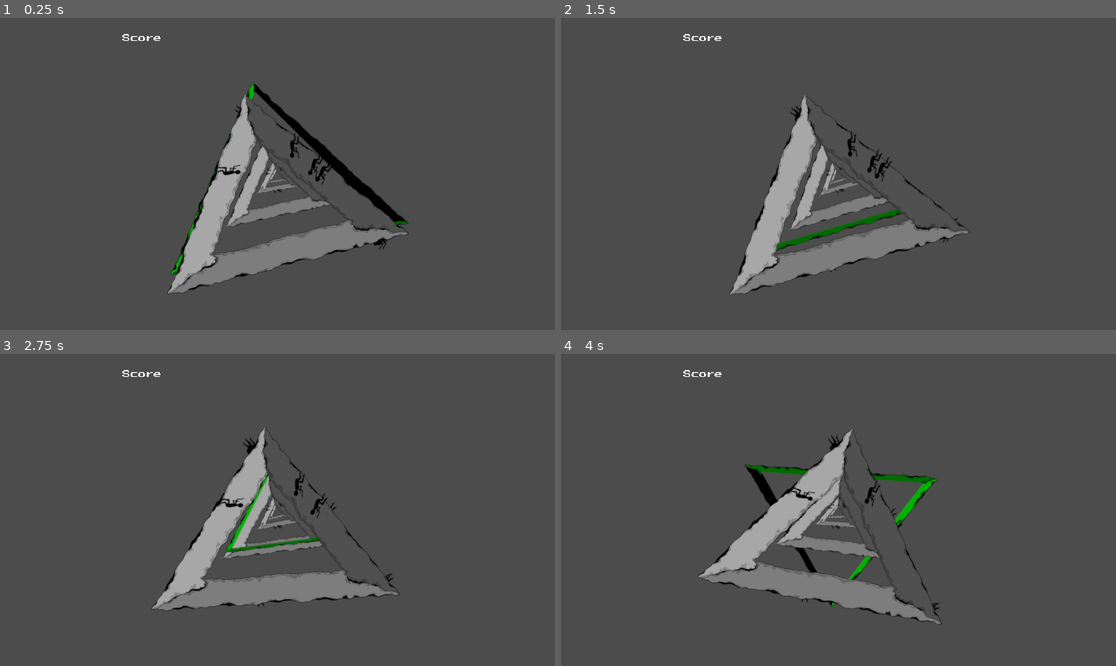
Above: before the commit, frames 1-4 (two rows, left to right).
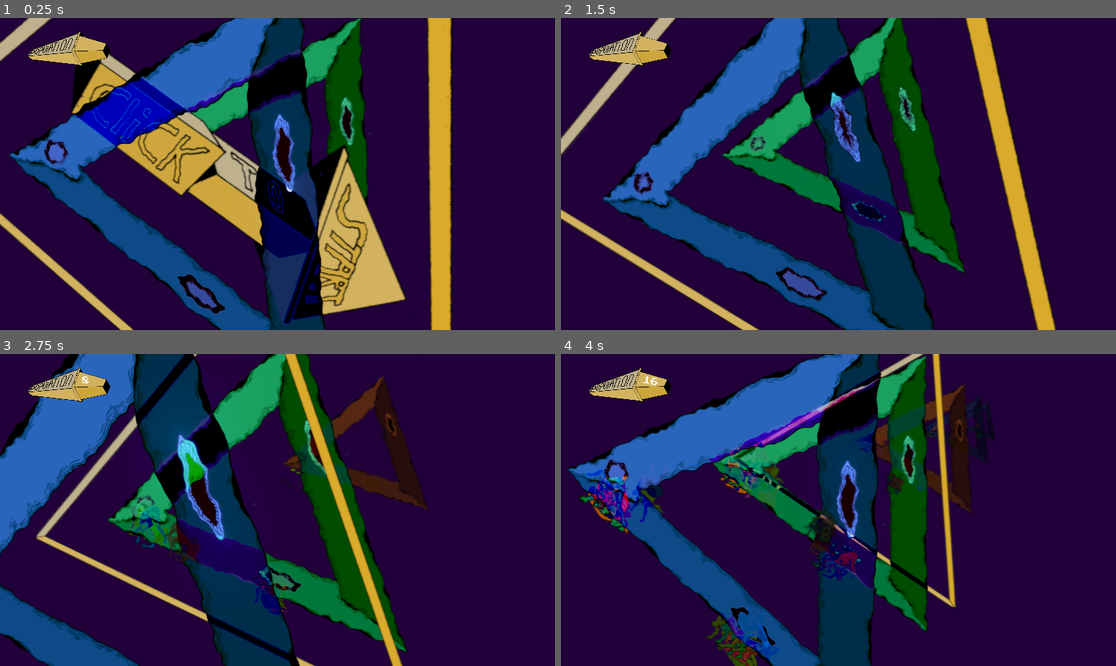
Above: after the commit, the same moments.

Repository: DavidZwitser/GMTK-Jam-2020
Game: Godot game, scene res://Scenes/Main.tscn
The game is run twice, just before and just after one commit, with the same random seed, the same clock (stepped at 60 frames per second) and the same inputs.
Inputs (mouse positions are in pixels of both pictures, inside the frame that each line leads up to):
- Up to frame 1 (0.25 s): no input
- Up to frame 2 (1.5 s): move the mouse to (960, 158) at 0.52 s; hold Space (beatClick) 0.53-1.25 s; click (960, 158) at 0.67 s; tap Mouse wheel down (wheel_down, bound only after the commit) at 0.8 s; drag from (727, 189) to (810, 236) at 1.27 s
- Up to frame 3 (2.75 s): move the mouse to (333, 441) at 2.02 s; hold Mouse wheel up (wheel_up, bound only after the commit) from 2.03 s (still down); click (333, 441) at 2.17 s; tap Space (beatClick) at 2.3 s
- Up to frame 4 (4 s): release Mouse wheel up (wheel_up, bound only after the commit) at 2.75 s; drag from (810, 572) to (672, 463) at 2.77 s; move the mouse to (1005, 556) at 3.52 s; hold Mouse wheel down (wheel_down, bound only after the commit) from 3.53 s (still down); click (1005, 556) at 3.67 s; tap Mouse wheel up (wheel_up, bound only after the commit) at 3.8 s

The runs differ from the first frame. In frame 1, 100% of the frame differs, in the area x 0-100%, y 0-100%; in frame 2, 100%; in frame 3, 100%; in frame 4, 100%.

Commit message:
Game finished

Diff:
--- a/Objects/BeatOutline.tscn
+++ b/Objects/BeatOutline.tscn
@@ -1,6 +1,6 @@
 [gd_scene load_steps=3 format=2]
 
-[ext_resource path="res://Images/driehoek outline.png" type="Texture" id=1]
+[ext_resource path="res://Images/beatoutliner.png" type="Texture" id=1]
 
 [sub_resource type="SpriteFrames" id=1]
 animations = [ {
--- a/Objects/Human.tscn
+++ b/Objects/Human.tscn
@@ -1,26 +1,26 @@
-[gd_scene load_steps=3 format=2]
+[gd_scene load_steps=9 format=2]
 
-[ext_resource path="res://Images/Laag_3.png" type="Texture" id=2]
+[ext_resource path="res://Images/World/Mensjes/MENS6.png" type="Texture" id=1]
+[ext_resource path="res://Images/World/Mensjes/MENS2.png" type="Texture" id=2]
+[ext_resource path="res://Images/World/Mensjes/MENS1.png" type="Texture" id=3]
+[ext_resource path="res://Images/World/Mensjes/MENS3.png" type="Texture" id=4]
+[ext_resource path="res://Images/World/Mensjes/MENS4.png" type="Texture" id=5]
+[ext_resource path="res://Images/World/Mensjes/MENS5.png" type="Texture" id=6]
+[ext_resource path="res://Scripts/Human.gd" type="Script" id=7]
 
 [sub_resource type="SpriteFrames" id=1]
 animations = [ {
-"frames": [ ExtResource( 2 ) ],
+"frames": [ ExtResource( 3 ), ExtResource( 2 ), ExtResource( 4 ), ExtResource( 5 ), ExtResource( 6 ), ExtResource( 1 ) ],
 "loop": true,
-"name": "0",
-"speed": 5.0
-}, {
-"frames": [ ExtResource( 2 ) ],
-"loop": true,
-"name": "1",
-"speed": 5.0
-}, {
-"frames": [ ExtResource( 2 ) ],
-"loop": true,
-"name": "2",
-"speed": 5.0
+"name": "Dance baby",
+"speed": 1.0
 } ]
 
 [node name="Human" type="AnimatedSprite3D"]
+transform = Transform( 0.450342, 0, 0, 0, 0.450342, 0, 0, 0, 0.450342, 0, 0, 0 )
+extra_cull_margin = 1260.31
 modulate = Color( 0, 0, 0, 1 )
 frames = SubResource( 1 )
-animation = "2"
+animation = "Dance baby"
+frame = 3
+script = ExtResource( 7 )
--- a/Objects/Triangle.tscn
+++ b/Objects/Triangle.tscn
@@ -1,10 +1,19 @@
-[gd_scene load_steps=8 format=2]
+[gd_scene load_steps=20 format=2]
 
+[ext_resource path="res://Images/HOLES/1/p4f1.png" type="Texture" id=1]
 [ext_resource path="res://Images/World/driehoek_2_v2.png" type="Texture" id=2]
 [ext_resource path="res://Images/World/driehoek_3_v2.png" type="Texture" id=3]
 [ext_resource path="res://Images/World/driehoek_1_v2.png" type="Texture" id=4]
 [ext_resource path="res://Scripts/HumanSpawner.gd" type="Script" id=5]
 [ext_resource path="res://Objects/Human.tscn" type="PackedScene" id=6]
+[ext_resource path="res://Images/HOLES/1/p4f2.png" type="Texture" id=7]
+[ext_resource path="res://Images/HOLES/1/p4f3.png" type="Texture" id=8]
+[ext_resource path="res://Images/HOLES/2/p3f3.png" type="Texture" id=9]
+[ext_resource path="res://Images/HOLES/2/p3f2.png" type="Texture" id=10]
+[ext_resource path="res://Images/HOLES/2/p3f1.png" type="Texture" id=11]
+[ext_resource path="res://Images/HOLES/3/p1f2.png" type="Texture" id=12]
+[ext_resource path="res://Images/HOLES/3/p1f3.png" type="Texture" id=13]
+[ext_resource path="res://Images/HOLES/3/p1f1.png" type="Texture" id=14]
 
 [sub_resource type="SpriteFrames" id=1]
 animations = [ {
@@ -14,24 +23,67 @@
 "speed": 5.0
 } ]
 
+[sub_resource type="SpriteFrames" id=3]
+animations = [ {
+"frames": [ ExtResource( 14 ), ExtResource( 12 ), ExtResource( 13 ) ],
+"loop": true,
+"name": "default",
+"speed": 2.0
+} ]
+
+[sub_resource type="SpriteFrames" id=4]
+animations = [ {
+"frames": [ ExtResource( 11 ), ExtResource( 10 ), ExtResource( 9 ) ],
+"loop": true,
+"name": "default",
+"speed": 2.0
+} ]
+
+[sub_resource type="SpriteFrames" id=5]
+animations = [ {
+"frames": [ ExtResource( 1 ), ExtResource( 7 ), ExtResource( 8 ) ],
+"loop": true,
+"name": "default",
+"speed": 2.0
+} ]
+
 [sub_resource type="Curve3D" id=2]
+bake_interval = 0.01
 _data = {
-"points": PoolVector3Array( 0, 0, 0, 0, 0, 0, 7.04131, -4.93404, -0.23189, 0, 0, 0, 0, 0, 0, -0.0251578, 4.80737, -0.195553, 0, 0, 0, 0, 0, 0, -5.60983, -4.68343, -0.195557, 0, 0, 0, 0, 0, 0, 7.07524, -5.07076, -0.238022, 0, 0, 0, 0, 0, 0, 7.04131, -4.93404, -0.23189 ),
-"tilts": PoolRealArray( 0, 0, 0, 0, 0 )
+"points": PoolVector3Array( 0, 0, 0, 0, 0, 0, 6.35682, -3.79115, -0.0790758, 0, 0, 0, 0, 0, 0, -0.0903919, 5.72099, -0.000522614, 0, 0, 0, 0, 0, 0, -5.94554, -3.45413, 0.0879889, 0, 0, 0, 0, 0, 0, 6.35682, -3.79115, -0.0790758 ),
+"tilts": PoolRealArray( 0, 0, 0, 0 )
 }
 
-[node name="Spatial" type="Spatial"]
-transform = Transform( 1, 0, 0, 0, 1, 0, 0, 0, 1, -0.387329, 0.387331, 0 )
+[node name="Triangle" type="Spatial"]
 
-[node name="AnimatedSprite3D" type="AnimatedSprite3D" parent="."]
+[node name="TriangleArt" type="AnimatedSprite3D" parent="."]
 transform = Transform( 1, 0, 0, 0, 1, 0, 0, 0, 1, 0, 1.18457, 0 )
 frames = SubResource( 1 )
 playing = true
 
-[node name="HumanSpawner" type="Path" parent="AnimatedSprite3D"]
-transform = Transform( 1, 0, 0, 0, 1, 0, 0, 0, 1, 0, 0, -0.187618 )
+[node name="HOLE1" type="AnimatedSprite3D" parent="TriangleArt"]
+transform = Transform( 0.330753, 0, 0, 0, 0.330753, 0, 0, 0, 0.330753, -6.01483, -3.87227, 0.12899 )
+frames = SubResource( 3 )
+frame = 2
+playing = true
+
+[node name="HOLE2" type="AnimatedSprite3D" parent="TriangleArt"]
+transform = Transform( 0.330753, 0, 0, 0, 0.330753, 0, 0, 0, 0.330753, 2.15026, -5.01214, 0.12899 )
+frames = SubResource( 4 )
+frame = 1
+playing = true
+
+[node name="HOLE3" type="AnimatedSprite3D" parent="TriangleArt"]
+transform = Transform( 0.124015, -0.306623, 0, 0.306623, 0.124015, 0, 0, 0, 0.330753, 2.20485, 1.45343, 0.12899 )
+frames = SubResource( 5 )
+frame = 2
+playing = true
+
+[node name="HumanSpawner" type="Path" parent="."]
+transform = Transform( 1, 0, 0, 0, 1, 0, 0, 0, 1, 0, 0, 0.156313 )
 curve = SubResource( 2 )
 script = ExtResource( 5 )
 Human = ExtResource( 6 )
 
-[node name="SpawnLocation" type="PathFollow" parent="AnimatedSprite3D/HumanSpawner"]
+[node name="SpawnLocation" type="PathFollow" parent="HumanSpawner"]
+transform = Transform( -0.665442, 0.746447, 0.0017554, -0.74628, -0.665239, -0.0228525, -0.0158904, -0.016517, 0.999738, 6.35682, -3.79115, -0.0790758 )
--- /dev/null
+++ b/Scenes/Camera.gd
@@ -0,0 +1,35 @@
+extends Camera
+
+
+# Declare member variables here. Examples:
+# var a: int = 2
+# var b: String = "text"
+
+var positions = []
+var target
+
+# Called when the node enters the scene tree for the first time.
+func _ready() -> void:
+	positions = [get_parent().get_node("CP1"), get_parent().get_node("CP2"), get_parent().get_node("CP3"), get_parent().get_node("CP4")]
+	target = positions[0]
+
+func _process(delta: float) -> void:
+	return
+	translation = lerp(translation, target, .1)
+
+	var dist = translation - target
+	var sd = max(max(dist.x, dist.y), dist.z)
+
+	if sd < .1:
+			yield(get_tree().create_timer(randf() * 200),"timeout")
+			target = positions[randi() % positions.size()]
+
+
+
+# Called every frame. 'delta' is the elapsed time since the previous frame.
+func _input(event: InputEvent) -> void:
+	if Input.is_action_pressed("wheel_down"):
+		translation.z += min(1, translation.z)
+
+	if Input.is_action_pressed("wheel_up"):
+		translation.z -= 1
--- a/Scenes/Main.tscn
+++ b/Scenes/Main.tscn
@@ -8,10 +8,37 @@
 [ext_resource path="res://Fonts/PressStart2P-Regular.ttf" type="DynamicFontData" id=6]
 [ext_resource path="res://Scripts/Score.gd" type="Script" id=7]
 [ext_resource path="res://Scripts/ScoreManager.gd" type="Script" id=8]
+[ext_resource path="res://Scenes/Camera.gd" type="Script" id=9]
+[ext_resource path="res://Images/population.png" type="Texture" id=10]
+[ext_resource path="res://Scenes/Start.gd" type="Script" id=11]
+[ext_resource path="res://Images/click.png" type="Texture" id=12]
 
-[sub_resource type="DynamicFont" id=1]
+[sub_resource type="PanoramaSky" id=1]
+
+[sub_resource type="Environment" id=2]
+background_mode = 1
+background_sky = SubResource( 1 )
+background_color = Color( 0.137255, 0, 0.231373, 1 )
+ssao_radius = 30.03
+dof_blur_far_enabled = true
+dof_blur_far_distance = 64.53
+dof_blur_far_transition = 0.25
+dof_blur_far_amount = 0.05
+glow_enabled = true
+glow_intensity = 4.26
+glow_strength = 1.35
+
+[sub_resource type="DynamicFont" id=3]
 size = 27
 font_data = ExtResource( 6 )
+
+[sub_resource type="SpriteFrames" id=4]
+animations = [ {
+"frames": [ ExtResource( 10 ) ],
+"loop": true,
+"name": "default",
+"speed": 5.0
+} ]
 
 [node name="Main" type="Spatial"]
 
@@ -22,6 +49,7 @@
 [node name="TriangleSpawner" type="Spatial" parent="."]
 transform = Transform( 1, 0, 0, 0, 1, 0, 0, 0, 1, -0.0360794, 0.0946531, -0.0161333 )
 script = ExtResource( 2 )
+amountOfTriangels = 2
 Triangle = ExtResource( 1 )
 depthScale = 3
 rotationSpeed = 0.734
@@ -33,29 +61,61 @@
 script = ExtResource( 4 )
 
 [node name="Camera" type="Camera" parent="."]
-transform = Transform( 1, 0, 0, 0, 1, 0, 0, 0, 1, 0, 2.08705, 7.44705 )
-fov = 109.688
+transform = Transform( 0.804761, -0.561753, 0.191818, 0.460997, 0.79503, 0.39422, -0.373955, -0.228825, 0.898775, 4.656, 7.00648, 11.2483 )
+environment = SubResource( 2 )
+fov = 43.1428
 size = 80.2462
 far = 8192.0
+script = ExtResource( 9 )
+
+[node name="DirectionalLight" type="DirectionalLight" parent="Camera"]
+transform = Transform( 0.824668, -0.461706, 0.326726, 0.421767, 0.886854, 0.188686, -0.376876, -0.0178014, 0.926093, 4.13992, 4.39774, 6.97234 )
+light_energy = 11.09
+light_indirect_energy = 3.36
+light_specular = 0.52
 
 [node name="ClickHandeler" parent="." instance=ExtResource( 5 )]
 
+[node name="click" type="Sprite" parent="."]
+position = Vector2( 247.737, 114.75 )
+scale = Vector2( 0.325, 0.325 )
+texture = ExtResource( 12 )
+
 [node name="Score" type="Label" parent="."]
-margin_left = 424.0
-margin_top = 56.0
-margin_right = 568.0
-margin_bottom = 104.0
-custom_fonts/font = SubResource( 1 )
-text = "Score"
+margin_left = 284.755
+margin_top = 182.902
+margin_right = 419.755
+margin_bottom = 209.902
+rect_rotation = 10.7482
+rect_pivot_offset = Vector2( 570.626, -46.4025 )
+custom_fonts/font = SubResource( 3 )
 script = ExtResource( 7 )
 __meta__ = {
 "_edit_use_anchors_": false
 }
+
+[node name="CP1" type="Position3D" parent="."]
+transform = Transform( 0.882311, -0.458159, -0.107789, 0.460997, 0.79503, 0.39422, -0.0949195, -0.397515, 0.912673, -9.17638, -6.39454, 9.72989 )
+
+[node name="CP2" type="Position3D" parent="."]
+transform = Transform( 0.804761, -0.561753, 0.191818, 0.460997, 0.79503, 0.39422, -0.373955, -0.228825, 0.898775, 3.87904, 12.7844, 4.06545 )
+
+[node name="CP3" type="Position3D" parent="."]
+transform = Transform( 0.804761, -0.561753, 0.191818, 0.460997, 0.79503, 0.39422, -0.373955, -0.228825, 0.898775, -1.96513, -2.80171, 0.791498 )
+
+[node name="CP4" type="Position3D" parent="."]
+transform = Transform( 0.804761, -0.561753, 0.191818, 0.460997, 0.79503, 0.39422, -0.373955, -0.228825, 0.898775, -24.2438, 2.36574, 8.01925 )
+
+[node name="ClickToStart" type="AnimatedSprite3D" parent="."]
+pause_mode = 2
+transform = Transform( 1.37739, 0, 0, 0, 1.37739, 0, 0, 0, 1.37739, 0.330275, -0.10058, 0.231724 )
+frames = SubResource( 4 )
+script = ExtResource( 11 )
+[connection signal="scoreChanged" from="ScoreManager" to="TriangleSpawner" method="_on_ScoreManager_scoreChanged"]
 [connection signal="scoreChanged" from="ScoreManager" to="TriangleSpawner/BeatOutline" method="_on_ScoreManager_scoreChanged"]
-[connection signal="scoreChanged" from="ScoreManager" to="TriangleSpawner" method="_on_ScoreManager_scoreChanged"]
 [connection signal="scoreChanged" from="ScoreManager" to="Score" method="_on_ScoreManager_scoreChanged"]
+[connection signal="amountOfTrianglesChanged" from="TriangleSpawner" to="TriangleSpawner" method="_on_Wereld_amountOfTrianglesChanged"]
 [connection signal="amountOfTrianglesChanged" from="TriangleSpawner" to="TriangleSpawner/BeatOutline" method="_on_Wereld_amountOfTrianglesChanged"]
-[connection signal="amountOfTrianglesChanged" from="TriangleSpawner" to="TriangleSpawner" method="_on_Wereld_amountOfTrianglesChanged"]
 [connection signal="amountOfTrianglesChanged" from="TriangleSpawner" to="Score" method="_on_Wereld_amountOfTrianglesChanged"]
 [connection signal="beatReleaseSignal" from="ClickHandeler" to="ScoreManager" method="_on_ClickHandeler_beatReleaseSignal"]
 [connection signal="beatReleaseSignal" from="ClickHandeler" to="TriangleSpawner" method="_on_ClickHandeler_beatReleaseSignal"]
--- /dev/null
+++ b/Scenes/Start.gd
@@ -0,0 +1,17 @@
+extends AnimatedSprite3D
+
+
+# Declare member variables here. Examples:
+# var a: int = 2
+# var b: String = "text"
+
+
+# Called when the node enters the scene tree for the first time.
+func _ready() -> void:
+	get_tree().paused = true
+
+
+func _process(delta: float) -> void:
+	if Input.is_action_just_released("beatClick"):
+		get_tree().paused = false
+		visible = false
--- a/Scripts/BeatOutline.gd
+++ b/Scripts/BeatOutline.gd
@@ -34,7 +34,7 @@
 
 func _on_ScoreManager_scoreChanged(newScore, addedScore) -> void:
 
-	var targetSize: Vector3 = scale * (addedScore * .9)
+	var targetSize: Vector3 = scale * (addedScore * .2)
 
 	animatingPuse = true
 	animatePulse(scale, targetSize, true)
@@ -42,16 +42,16 @@
 var animatingPuse = false
 
 func animatePulse(original: Vector3, target: Vector3, shouldReverse: bool):
-	scale = lerp(scale, target, .1)
+	scale = lerp(scale, target, .15)
 
 	yield(get_tree(),"idle_frame")
 
 	var dist: float = abs((scale - target).x)
 
-	if dist > .4:
+	if dist > .1:
 		animatePulse(original, target, shouldReverse)
 
-	elif dist < .4:
+	elif dist < .1:
 		if shouldReverse == true:
 			animatePulse(target, original, false)
 		else:
--- a/Scripts/Human.gd
+++ b/Scripts/Human.gd
@@ -1,15 +1,45 @@
 extends AnimatedSprite3D
 
-# Called when the node enters the scene tree for the first time.
-func _ready():
-	pass # Replace with function body.
+var targetLocation: Vector3
+var offsetPosition: float
 
-func ChangeAnimation():
-	var types = frames.get_animation_names()
-	animation = types[randi() % types.size()]
-	pass
+var mensjesColors = ["#4E1754", "#175438", "#405019", "#733A13", "#182B53"]
+var myColor
+
+func _ready() -> void:
+
+	frame = floor(randf() * 6)
+
+	myColor = Color(mensjesColors[randi() % mensjesColors.size()])
+	#myColor.a = 10
+	print(myColor)
+	modulate = myColor
+
+	yield(get_tree().create_timer(randf() * .2), "timeout")
+	play()
+
+	resetTarget()
 
 
+
+func resetTarget():
+	var spawnLocation = get_parent().get_node("SpawnLocation")
+	spawnLocation.offset = offsetPosition + randf() * 6
+
+	targetLocation = spawnLocation.translation + Vector3((randf() - .5) * 2, (randf() - .5) * 2, 0)
+
 # Called every frame. 'delta' is the elapsed time since the previous frame.
-#func _process(delta):
-#	pass
+func _process(delta: float) -> void:
+
+	translation = lerp(translation, targetLocation, .0024)
+
+	var distance = translation - targetLocation
+	var furthestDistance: int = max(max(distance.x, distance.y), distance.z)
+
+	if (furthestDistance < .1):
+		resetTarget()
+
+	var newScale = (abs(translation.x) + abs(translation.y)) * .03
+	var newColor = newScale * 7
+	modulate = myColor * newColor
+	scale = Vector3(newScale, newScale, 0)
--- a/Scripts/HumanSpawner.gd
+++ b/Scripts/HumanSpawner.gd
@@ -3,12 +3,12 @@
 export (PackedScene) var Human
 
 var humans = []
-
+var gaten = []
 
 # Called when the node enters the scene tree for the first time.
 func _ready():
-	ChangeAmountOfHumans(10)
-	pass # Replace with function body.
+	var parent = get_parent().get_node("TriangleArt")
+	gaten = [parent.get_node("HOLE1").translation, parent.get_node("HOLE2").translation, parent.get_node("HOLE3").translation]
 
 func ChangeAmountOfHumans(amount):
 	if (amount > len(humans)):
@@ -19,29 +19,47 @@
 			RemovePeople()
 
 
+
+
 func SpawnPeople():
-	$SpawnLocation.offset = randi()
+	var offset: float = randf() * 40
+
+	$SpawnLocation.offset = offset
 
 	var human = Human.instance()
+
+	human.offsetPosition = offset
 	add_child(human)
 
-	human.rotation.z = $SpawnLocation.offset / 30.0 * PI * 2.0
+	print("spawning human")
+
+	#human.rotation.z = $SpawnLocation.offset / 30.0 * PI * 2.0
 	#print($SpawnLocation.offset)
 	#print(round($SpawnLocation.offset / 10.0))
 	#print(round($SpawnLocation.offset / 10.0) * PI * 2.0)
-	human.translation = $SpawnLocation.translation
-	human.translation.z += 10
-	human.scale *= .3
-	pass
+	human.translation = gaten[randi() % 3]
+	human.translation.z += .1
+	human.scale *= .05 + randf() * .1
+
 
 func RemovePeople():
+	if (len(humans) <= 0):
+		return
+
 	var removeHuman: AnimatedSprite3D = humans[len(humans)-1]
 	humans.pop_back()
 	remove_child(removeHuman)
 
 
-func Dance():
-	pass
-# Called every frame. 'delta' is the elapsed time since the previous frame.
-#func _process(delta):
-#	pass
+func triangle_score_has_changed(newScore) -> void:
+	print("score changed")
+	var offset: int = floor(newScore * .5) - len(humans)
+
+	if offset < 0:
+		for i in range(abs(offset)):
+			RemovePeople()
+
+	elif offset > 0:
+		for i in range(offset):
+			SpawnPeople()
+	pass # Replace with function body.
--- a/Scripts/Score.gd
+++ b/Scripts/Score.gd
@@ -23,6 +23,6 @@
 	pass # Replace with function body.
 
 
-func _on_ScoreManager_scoreChanged(newScore) -> void:
+func _on_ScoreManager_scoreChanged(newScore, diff) -> void:
 	text = str(newScore)
 	pass # Replace with function body.
--- a/Scripts/ScoreManager.gd
+++ b/Scripts/ScoreManager.gd
@@ -8,7 +8,7 @@
 
 	var distance: int = get_parent().get_node("TriangleSpawner").getBeatOutlineDistanceFromClosestTriangle()
 
-	var score: int = 3 - distance
+	var score: int = 5 - distance
 	gameScore += score
 
 	if score:
--- a/Scripts/TriangleSpawner.gd
+++ b/Scripts/TriangleSpawner.gd
@@ -30,19 +30,23 @@
 
 	#_on_ClickHandeler_beatReleaseSignal(0)
 
+var triangleColors = ["#20396D", "#974C19", "#1E6F4A", "#576F1E", "#661E6F"]
+
 func addTriangle():
 	var triangle: Spatial = Triangle.instance()
 
 	var z: float = -len(triangles) * depthScale
 	triangle.translation.z = -z * z
 
+	triangle.get_child(0).modulate = Color(triangleColors[randi() % triangleColors.size()]) * max((2 + (triangle.translation.z * .03)), .8)
+	print((2 - (triangle.translation.z * .005)))
 
 	triangles.append(triangle)
 	add_child(triangle)
 
+	connect("scoreChanged", triangle.get_node("HumanSpawner"), "triangle_score_has_changed")
+
 	emit_signal("amountOfTrianglesChanged", len(triangles), triangle.translation.z, true)
-
-
 
 func removeTriangle():
 	if (len(triangles) == 1):
@@ -67,7 +71,7 @@
 	return .0
 
 func getBeatOutlineDistanceFromClosestTriangle():
-	var distance: int = 999999999999999999999
+	var distance: int = 999999999999
 	var closestIndex: int = 1
 
 	var beatOutlineZ = get_node("BeatOutline").translation.z
@@ -80,9 +84,8 @@
 
 	return 	distance / max(closestIndex, 1)
 
-
-func _on_ScoreManager_scoreChanged(newScore: float) -> void:
-	var offset: int = floor(newScore * .1) - len(triangles)
+func _on_ScoreManager_scoreChanged(newScore: float, diff) -> void:
+	var offset: int = floor(newScore * .2 + 2) - len(triangles)
 
 	if offset < 0:
 		for i in range(abs(offset)):
@@ -91,3 +94,5 @@
 	elif offset > 0:
 		for i in range(offset):
 			addTriangle()
+
+	emit_signal("scoreChanged", newScore)
--- a/project.godot
+++ b/project.godot
@@ -42,3 +42,13 @@
 , Object(InputEventMouseButton,"resource_local_to_scene":false,"resource_name":"","device":0,"alt":false,"shift":false, …(202 unchanged characters)…
  ]
 }
+wheel_up={
+"deadzone": 0.5,
+"events": [ Object(InputEventMouseButton,"resource_local_to_scene":false,"resource_name":"","device":0,"alt":false,"shift":false,"control":false,"meta":false,"command":false,"button_mask":0,"position":Vector2( 0, 0 ),"global_position":Vector2( 0, 0 ),"factor":1.0,"button_index":4,"pressed":false,"doubleclick":false,"script":null)
+ ]
+}
+wheel_down={
+"deadzone": 0.5,
+"events": [ Object(InputEventMouseButton,"resource_local_to_scene":false,"resource_name":"","device":0,"alt":false,"shift":false,"control":false,"meta":false,"command":false,"button_mask":0,"position":Vector2( 0, 0 ),"global_position":Vector2( 0, 0 ),"factor":1.0,"button_index":5,"pressed":false,"doubleclick":false,"script":null)
+ ]
+}
Binary file added: Images/HOLES/1/p4f1.png
Not shown, added: Images/HOLES/1/p4f1.png.import
Binary file added: Images/HOLES/1/p4f2.png
Not shown, added: Images/HOLES/1/p4f2.png.import
Binary file added: Images/HOLES/1/p4f3.png
Not shown, added: Images/HOLES/1/p4f3.png.import
Binary file added: Images/HOLES/2/p3f1.png
Not shown, added: Images/HOLES/2/p3f1.png.import
Binary file added: Images/HOLES/2/p3f2.png
Not shown, added: Images/HOLES/2/p3f2.png.import
Binary file added: Images/HOLES/2/p3f3.png
Not shown, added: Images/HOLES/2/p3f3.png.import
(and 31 more such lines)
